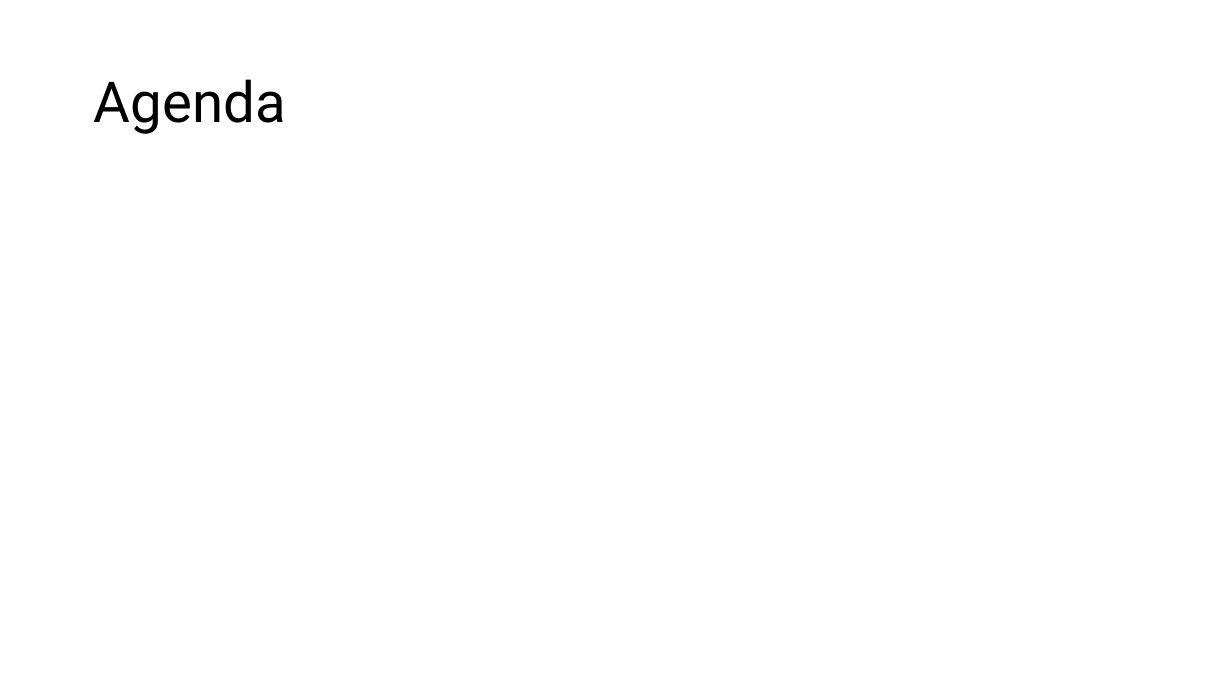
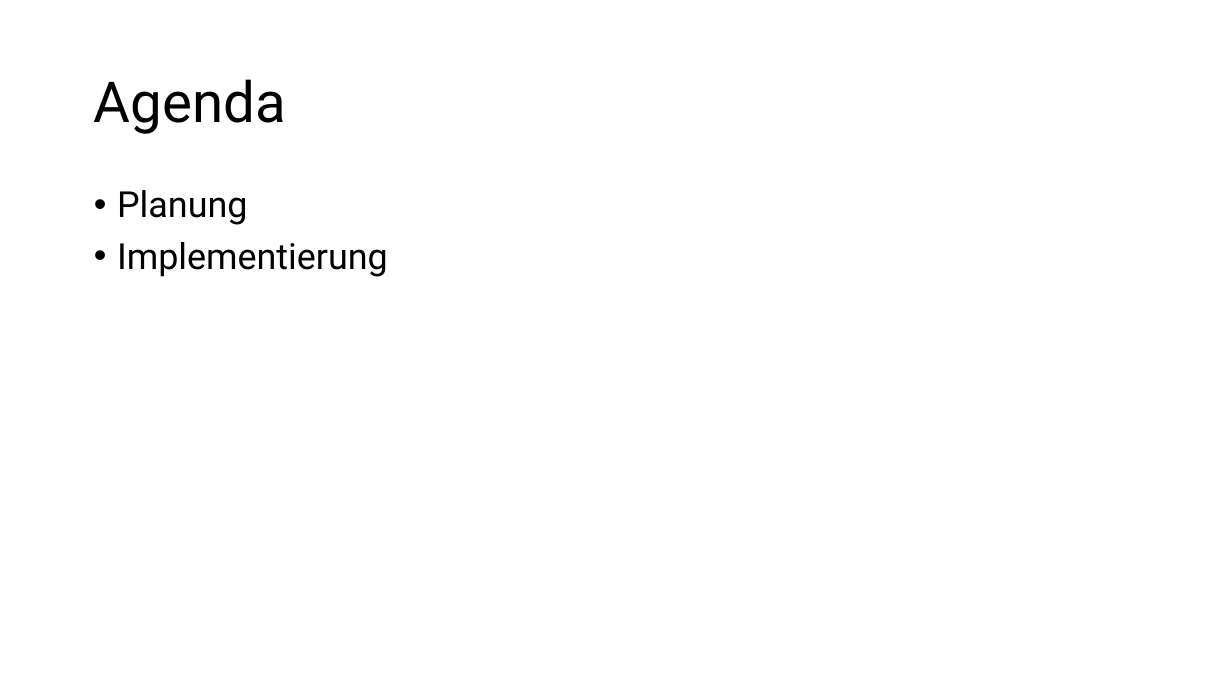
Before and after one commit to jannis1602/SmartAlarmClock, a slide deck: slide 2 of planung/Fachgespraech.pptx. Drawn at 1232x693 pixels with LibreOffice and Linux fonts; fonts in the diff are those of the drawing. Boxes give left, top, right and bottom in pixels: in the first picture for what was removed or moved away, otherwise in the second. Text is boxed around its words. In the diff, an @@ line names an element or a change of style, - is before the commit and + after.

```diff
--- a/planung/Fachgespraech.pptx
+++ b/planung/Fachgespraech.pptx
@@ text added at (x1=117, y1=190, x2=388, y2=277), 28 pt, text #000000 @@
+• Planung
+• Implementierung
```
Also in this commit, not shown: 1 other slide changed, 5 slides added, 2 slides removed.
